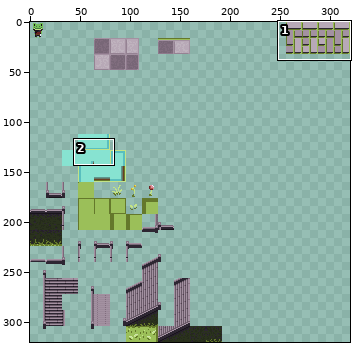
Sprite sheet -- Artwork/TileSets/TileMaps/Stone.png. Above: a wide view before the commit, with the close-up outlined.
Close-up. Before the edit:
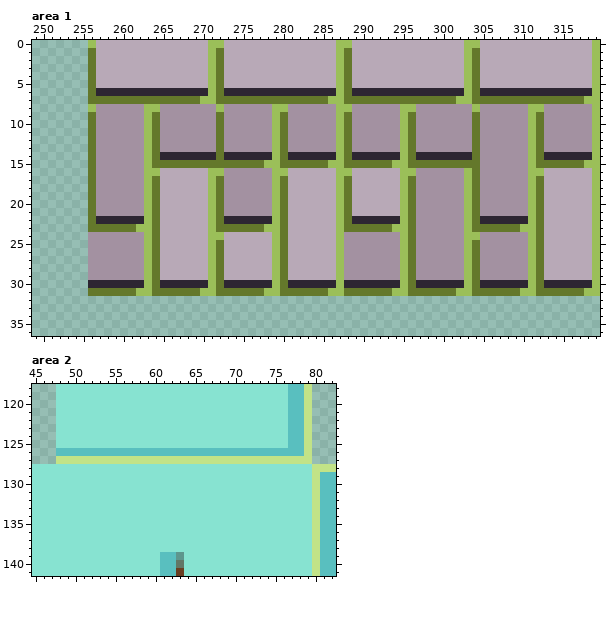
The file is 320x320 pixels. Colours within 5 levels of each other are drawn and written as one. Shown: area 1: x 249..319, y 0..36; area 2: x 45..82, y 118..141.
New version:
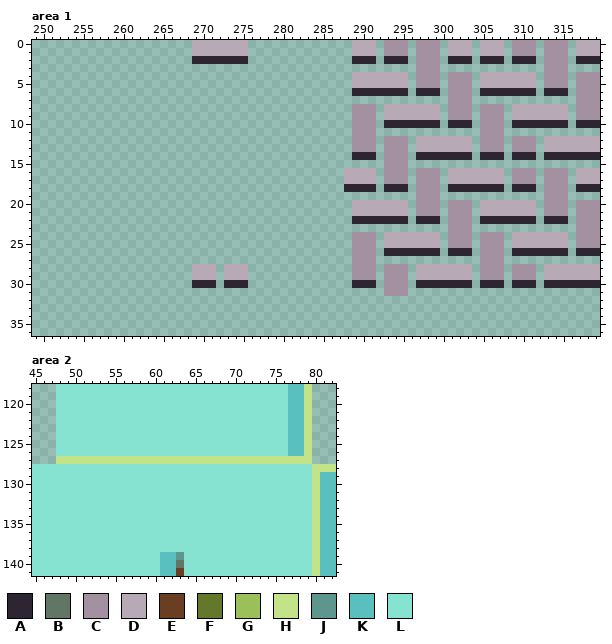
Palette (. is transparent): A #2d2632  B #627666  C #a391a1  D #b8a9b7  E #6a3e22  F #64782b  G #9bbf59  H #c2e387  J #5e968d  K #59bfbf  L #87e3d1
From old to new:
Changed rows in their new state; - is an unchanged pixel.
Area 1:
first column x 256:
 0 .............--DD---.............---.CCC.CCC.--D.---.CCC.CCC.--D
 1 .............--DD---.............---.CCC.CCC.--D.---.CCC.CCC.--D
 2 .............AAAAAAA.............AAA.AAA.CCC.AAA.AAA.AAA.CCC.AAA
 3 .........................................CCC.............CCC....
 4 .................................-------.CCC.CCC.-------.CCC.CCC
 5 .................................-------.CCC.CCC.-------.CCC.CCC
 6 .................................-------.---.CCC.-------.---.CCC
 7 .............................................CCC.............CCC
 8 .................................---.DDDDDDD.---.---.DDDDDDD.--C
 9 .................................---.DDDDDDD.---.---.DDDDDDD.--C
10 .................................---.AAAAAAA.AAA.---.AAAAAAA.AAA
11 .................................---.............---............
12 .................................---.--C.DDDDDDD.---.--C.DDDDDDD
13 .................................---.--C.DDDDDDD.---.--C.DDDDDDD
14 .................................---.CCC.-------.AAA.AAA.------A
15 .....................................CCC........................
16 ................................D---.CCC.---.DDDDDDD.--C.CCC.--D
17 ................................D---.CCC.---.DDDDDDD.--C.CCC.--D
18 ................................AAAA.AAA.---.AAAAAAA.AAA.CCC.AAA
19 .........................................---.............CCC....
20 .................................------D.---.--C.DDDDDDD.CCC.CCC
21 .................................------D.---.--C.DDDDDDD.CCC.CCC
22 .................................------A.AAA.--C.------A.AAA.CCC
23 .............................................--C.............CCC
24 .................................---.DDDDDDD.--C.---.DDDD---.CCC
25 .................................---.DDDDDDD.--C.---.DDDD---.CCC
26 .................................---.AAAAAAA.AAA.---.AAAAAAA.AAA
27 .................................---.............---............
28 .............--D.---.............---.--C.DDDDDDD.---.--C.------D
29 .............--D.---.............---.--C.DDDDDDD.---.--C.------D
30 .............--A.---.............---.CCC.------A.---.--A.------A
31 .....................................CCC........................
Area 2:
first column x 48:
126 LLLLLLLLLLLLLLLLLLLLLLLLLLLLL
Where, in picture pixels (left, top, right, bottom), the same in both close-ups:
changed: (88, 40, 600, 296)
changed: (56, 448, 288, 456)
